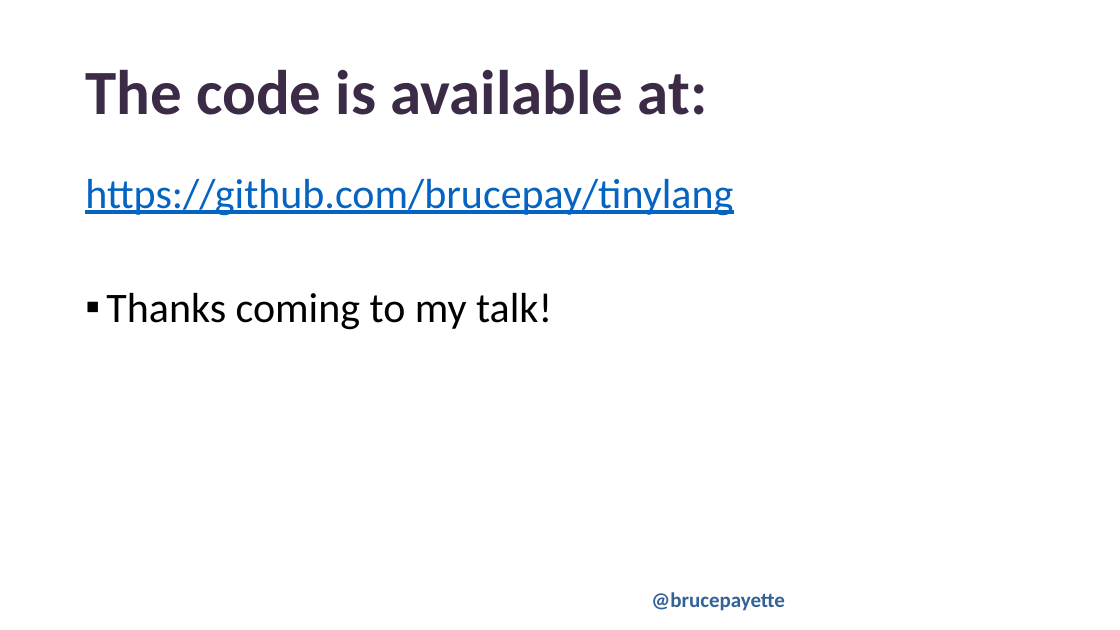
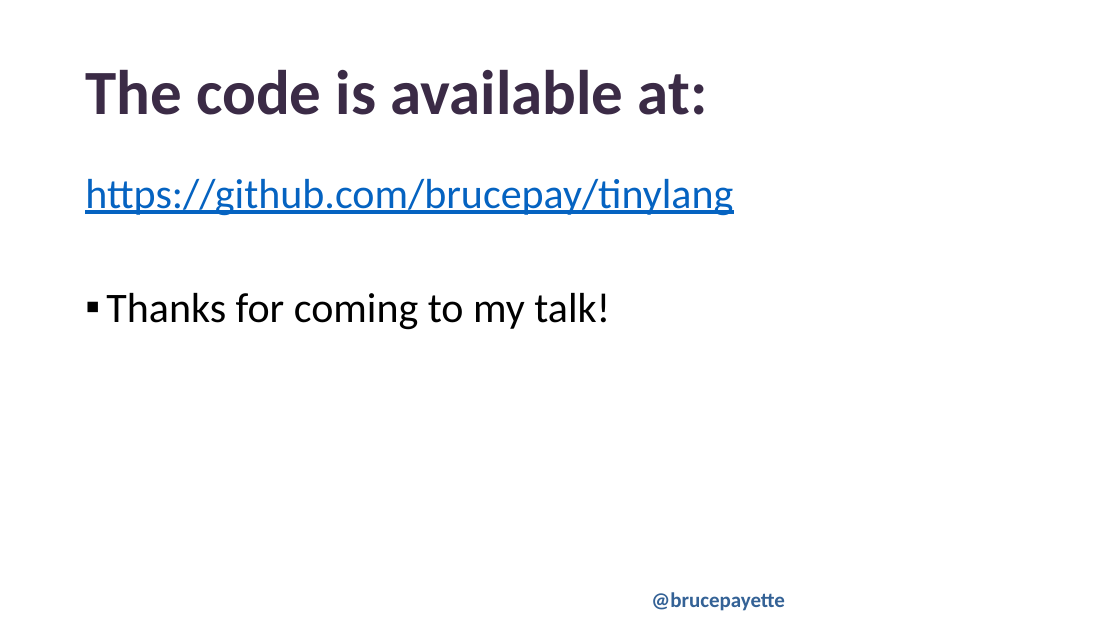
Before and after one commit to BrucePay/TinyLang, a slide deck: slide 18 of PSCONFEU23_payette_tiny.pptx (slide 17 before the commit). Drawn at 1120x630 pixels with LibreOffice and Linux fonts; fonts in the diff are those of the drawing; background and template pictures are left out. Boxes give left, top, right and bottom in pixels: in the first picture for what was removed or moved away, otherwise in the second. Text is boxed around its words. In the diff, an @@ line names an element or a change of style, - is before the commit and + after.

```diff
--- a/PSCONFEU23_payette_tiny.pptx
+++ b/PSCONFEU23_payette_tiny.pptx
@@ text at <box>106,293,610,330</box>: text changed @@
-▪ Thanks coming to my talk!
+▪ Thanks for coming to my talk!
```
Also in this commit, not shown: 4 other slides changed, 1 slide added.
